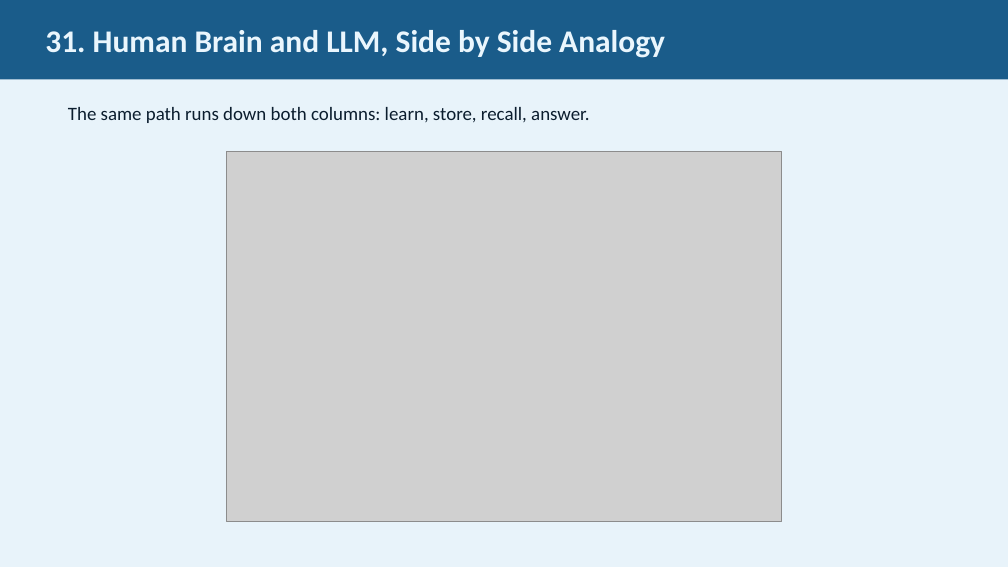
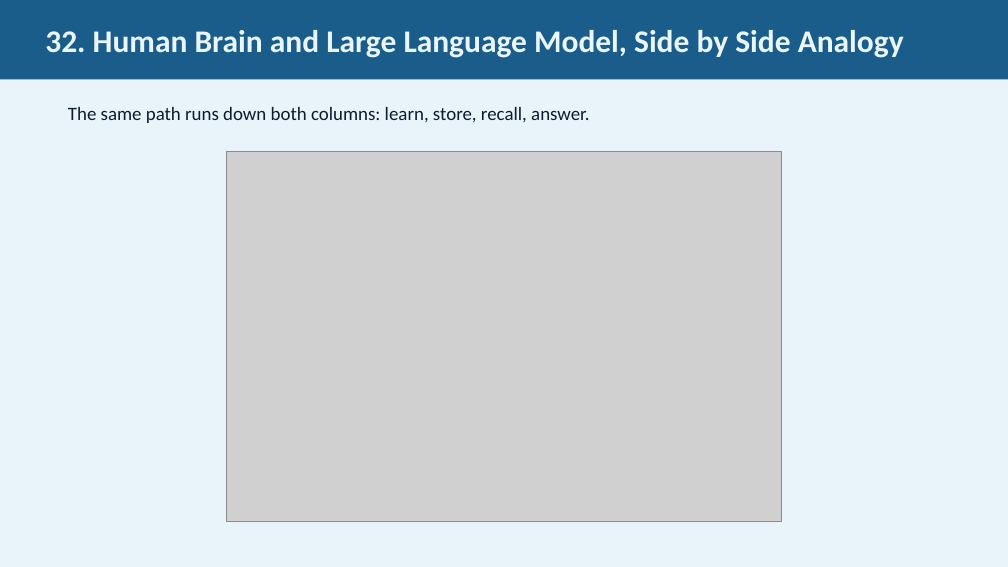
Before and after one commit to JimFawcett/NewSite, a slide deck: slide 32 of AI Presentation 2026/AI_Presentation.pptx (slide 31 before the commit). Drawn at 1008x567 pixels with LibreOffice and Linux fonts; fonts in the diff are those of the drawing; grey boxes stand for pictures. Boxes give left, top, right and bottom in pixels: in the first picture for what was removed or moved away, otherwise in the second. Text is boxed around its words. In the diff, an @@ line names an element or a change of style, - is before the commit and + after.

```diff
--- a/AI Presentation 2026/AI_Presentation.pptx
+++ b/AI Presentation 2026/AI_Presentation.pptx
@@ text in rectangle at [45,30,904,58]: text changed @@
-31. Human Brain and LLM, Side by Side Analogy
+32. Human Brain and Large Language Model, Side by Side Analogy
```
Also in this commit, not shown: 31 other slides changed, 2 slides added.
